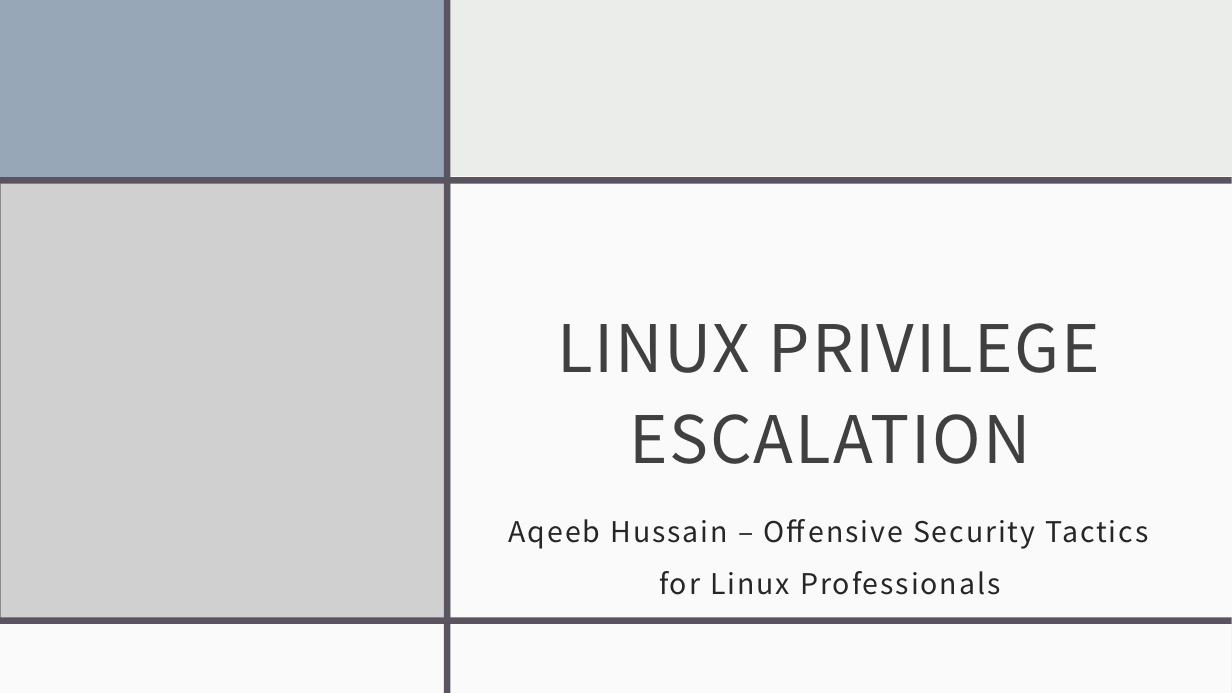
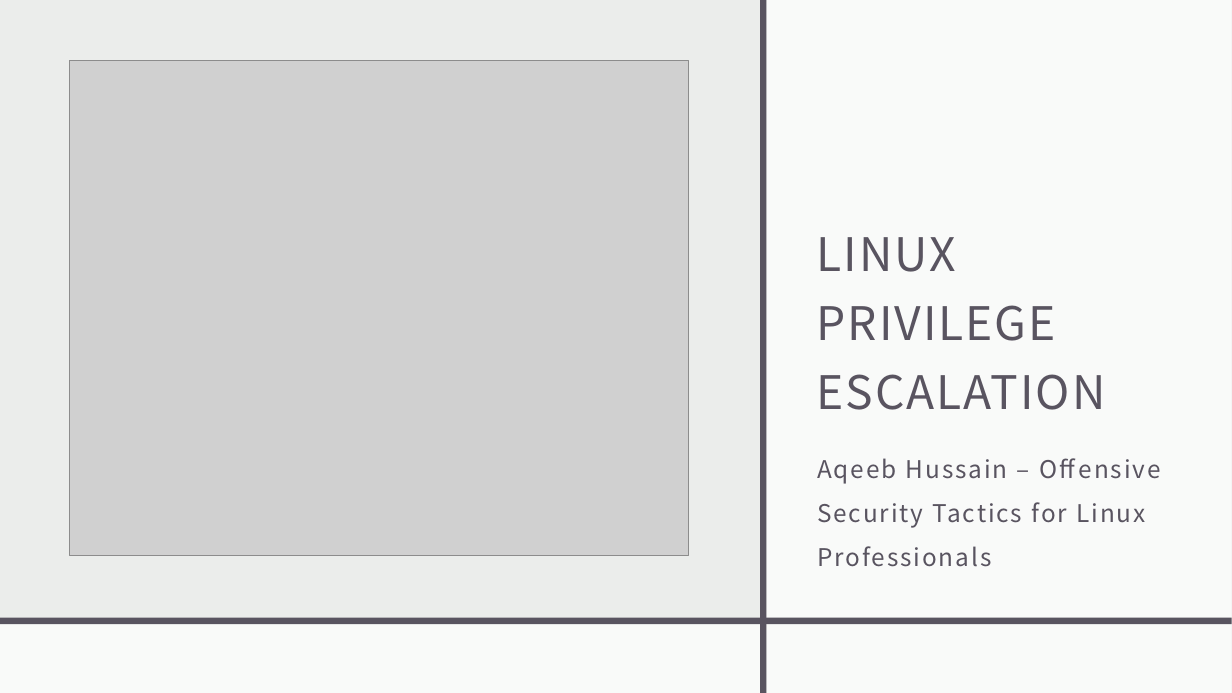
Before and after one commit to aqeebhussain122/hpc-offensive-security, a slide deck: slide 1 of 10 - Offensive Security Tactics for Linux Professionals - Linux Privilege Escalation.pptx. Drawn at 1232x693 pixels with LibreOffice and Linux fonts; fonts in the diff are those of the drawing; grey boxes stand for pictures. Boxes give left, top, right and bottom in pixels: in the first picture for what was removed or moved away, otherwise in the second. Text is boxed around its words. In the diff, an @@ line names an element or a change of style, - is before the commit and + after.

```diff
--- a/10 - Offensive Security Tactics for Linux Professionals - Linux Privilege Escalation.pptx
+++ b/10 - Offensive Security Tactics for Linux Professionals - Linux Privilege Escalation.pptx
@@ rectangle removed at (0, 0, 447, 182) @@
@@ rectangle: place and size @@
-rectangle at (445, 0, 451, 693)
+rectangle at (761, 0, 767, 693)
@@ mirrored in 3 elements at (0, 0, 1232, 693), (0, 621, 762, 693), (767, 0, 1232, 617) @@
@@ rectangle: place and size @@
-rectangle at (447, 176, 1232, 623)
+rectangle at (767, 0, 1232, 617)
@@ picture added at (69, 61, 689, 556) @@
@@ rectangle removed at (0, 177, 1232, 184) @@
@@ title "LINUX PRIVILEGE ESCALATION": place and size @@
-title "LINUX PRIVILEGE ESCALATION" at (557, 323, 1101, 464)
+title "LINUX PRIVILEGE ESCALATION" at (817, 237, 1106, 410)
@@ title "LINUX PRIVILEGE ESCALATION" at (817, 237, 1106, 410): size 51 to 36 pt, text colour #404040 to #595460; alignment centre to left; line spacing 1.15 to 1.25 @@
@@ picture removed at (0, 182, 451, 622) @@
@@ subtitle "Aqeeb Hussain – Offensive Security ...": place and size @@
-subtitle "Aqeeb Hussain – Offensive Security ..." at (509, 519, 1149, 595)
+subtitle "Aqeeb Hussain – Offensive Security ..." at (817, 458, 1145, 567)
@@ subtitle "Aqeeb Hussain – Offensive Security ..." at (817, 458, 1145, 567): size 22.2 to 19 pt, text colour #262626 to #595460; alignment centre to left @@
@@ rectangle: place and size @@
-rectangle at (0, 623, 1232, 693)
+rectangle at (0, 621, 762, 693)
@@ rectangle added at (767, 623, 1232, 693), fill #FFFFFF at 75% opacity @@
```
Also in this commit, not shown: 3 slides added, 8 other files.
